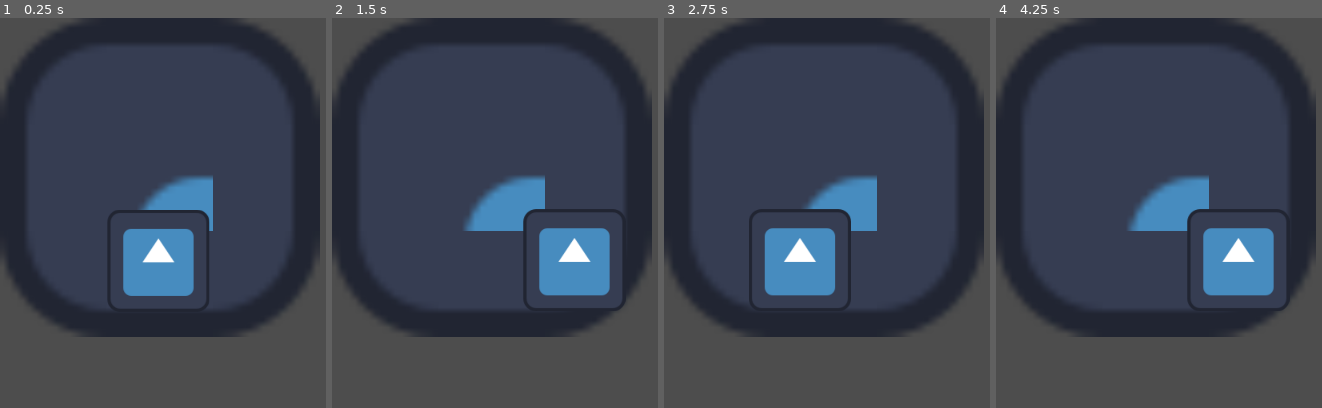
Above: before the commit, frames 1-4 (left to right).
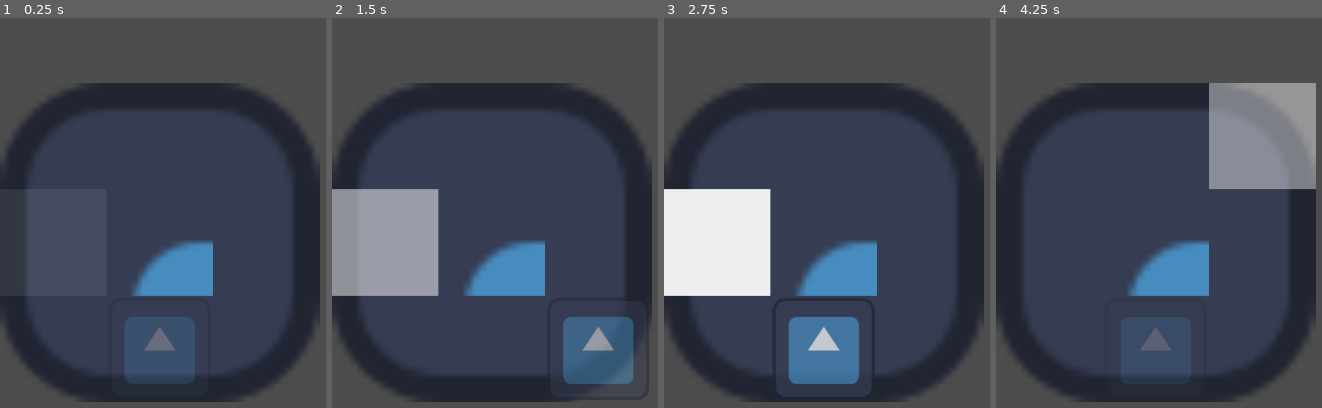
Above: after the commit, the same moments.

Repository: uminekoala/MalagJam20
Game: Godot game, scene res://scenes/minijuego_baile.tscn
Two runs of this game, one before a commit and one after it. Both use one fixed random seed, a clock stepped at 60 frames per second and the inputs below. The project has no main scene, so this scene is started directly. The engine's default icon, where the game draws it, is replaced by a stand-in: a white triangle on a blue panel in a dark square.
Inputs:
- Up to frame 1 (0.25 s): no input
- Up to frame 2 (1.5 s): tap Enter (ui_accept) at 0.5, 0.77 s; hold D (tilemapDerecha) from 0.53 s (still down); tap Space (espacio, bound only after the commit) at 0.6, 1.35 s
- Up to frame 3 (2.75 s): tap Enter (ui_accept) at 1.52 s; release D (tilemapDerecha) at 2.03 s; hold A (tilemapIzquierda) from 2.03 s (still down); tap Space (espacio, bound only after the commit) at 2.1 s
- Up to frame 4 (4.25 s): release A (tilemapIzquierda) at 2.78 s; hold D (tilemapDerecha) from 2.78 s (still down); tap Space (espacio, bound only after the commit) at 2.85, 3.6 s; tap Enter (ui_accept) at 3.02, 3.77 s

The runs differ from the first frame. In frame 1, 39% of the frame differs, in the area x 0-99%, y 0-99%; in frame 2, 49%; in frame 3, 49%; in frame 4, 47%.

Commit message:
ESPACIOSO

Diff:
--- a/project.godot
+++ b/project.godot
@@ -1,3 +1,11 @@
+; Engine configuration file.
+; It's best edited using the editor UI and not directly,
+; since the parameters that go here are not all obvious.
+;
+; Format:
+;   [section] ; section goes between []
+;   param=value ; assign values to parameters
+
 config_version=5
 
 [application]
@@ -45,6 +53,11 @@
 "events": [Object(InputEventKey,"resource_local_to_scene":false,"resource_name":"","device":0,"window_id":0,"alt_presse …(189 unchanged characters)…
 ]
 }
+espacio={
+"deadzone": 0.2,
+"events": [Object(InputEventKey,"resource_local_to_scene":false,"resource_name":"","device":0,"window_id":0,"alt_pressed":false,"shift_pressed":false,"ctrl_pressed":false,"meta_pressed":false,"pressed":false,"keycode":0,"physical_keycode":32,"key_label":0,"unicode":0,"location":0,"echo":false,"script":null)
+]
+}
 
 [physics]
 
--- a/scenes/casilla_baile.tscn
+++ b/scenes/casilla_baile.tscn
@@ -1,6 +1,4 @@
 [gd_scene format=3 uid="uid://bvtk738l6c50b"]
-
-[ext_resource type="AudioStream" uid="uid://b6qb50d2x66d" path="res://ASSETS/VALS 180.mp3" id="1_f4n1g"]
 
 [sub_resource type="Animation" id="Animation_eitwk"]
 length = 0.001
@@ -20,7 +18,6 @@
 [sub_resource type="Animation" id="Animation_u1ss3"]
 resource_name = "fade_in"
 length = 3.0
-loop_mode = 1
 tracks/0/type = "value"
 tracks/0/imported = false
 tracks/0/enabled = true
@@ -50,6 +47,3 @@
 [node name="AnimationPlayer" type="AnimationPlayer" parent="." unique_id=1439832419]
 libraries/ = SubResource("AnimationLibrary_5vbaq")
 autoplay = &"fade_in"
-
-[node name="Vals180" type="AudioStreamPlayer" parent="." unique_id=2124130195]
-stream = ExtResource("1_f4n1g")
--- a/scenes/minijuego_baile.tscn
+++ b/scenes/minijuego_baile.tscn
@@ -3,7 +3,8 @@
 [ext_resource type="Script" uid="uid://djm5n863jp1te" path="res://scripts/minijuego_baile_2.gd" id="1_4nte5"]
 [ext_resource type="Texture2D" uid="uid://c1tp7pqe622b5" path="res://icon.svg" id="1_qfoj6"]
 [ext_resource type="PackedScene" uid="uid://ccgdh5bbdqgkd" path="res://scenes/pjbaile.tscn" id="2_ebdji"]
-[ext_resource type="AudioStream" uid="uid://b6qb50d2x66d" path="res://ASSETS/VALS 180.mp3" id="4_4nte5"]
+[ext_resource type="AudioStream" uid="uid://dhovaev2i6xfl" path="res://ASSETS/FASE 1.mp3" id="3_ghm1a"]
+[ext_resource type="PackedScene" uid="uid://bvtk738l6c50b" path="res://scenes/casilla_baile.tscn" id="5_ghm1a"]
 
 [sub_resource type="TileMapPattern" id="TileMapPattern_ebdji"]
 tile_data = PackedInt32Array(0, 0, 0, 65536, 0, 3, 131072, 0, 7, 1, 65536, 0, 65537, 65536, 1, 131073, 262144, 7, 2, 458752, 0, 65538, 458752, 2, 131074, 458752, 7)
@@ -11,23 +12,14 @@
 [sub_resource type="TileSetAtlasSource" id="TileSetAtlasSource_ebdji"]
 texture = ExtResource("1_qfoj6")
 0:0/0 = 0
-0:0/0/physics_layer_0/polygon_0/points = PackedVector2Array(-4.0784845, -8, 8, -8, 8, -4.463768, -4.1281466, -4.3966436, -4.061022, 8, -8, 8, -8, -8)
 1:0/0 = 0
-1:0/0/physics_layer_0/polygon_0/points = PackedVector2Array(8, -8, 8, -3.9836473, -8, -3.9664373, -8, -8)
 2:0/0 = 0
-2:0/0/physics_layer_0/polygon_0/points = PackedVector2Array(8, -8, 8, -3.9836473, -8, -3.9664373, -8, -8)
 3:0/0 = 0
-3:0/0/physics_layer_0/polygon_0/points = PackedVector2Array(8, -8, 8, -3.9836473, -8, -3.9664373, -8, -8)
 4:0/0 = 0
-4:0/0/physics_layer_0/polygon_0/points = PackedVector2Array(8, -8, 8, -3.9836473, -8, -3.9664373, -8, -8)
 5:0/0 = 0
-5:0/0/physics_layer_0/polygon_0/points = PackedVector2Array(8, -8, 8, -3.9836473, -8, -3.9664373, -8, -8)
 6:0/0 = 0
-6:0/0/physics_layer_0/polygon_0/points = PackedVector2Array(8, -8, 8, -3.9836473, -8, -3.9664373, -8, -8)
 7:0/0 = 0
-7:0/0/physics_layer_0/polygon_0/points = PackedVector2Array(8, 8, 4.2214775, 8, 4.102562, -3.7458181, -8, -3.8647327, -8, -8, 8, -8)
 0:1/0 = 0
-0:1/0/physics_layer_0/polygon_0/points = PackedVector2Array(-4.0784845, -8, -3.9938984, 8, -8, 8, -8, -8)
 1:1/0 = 0
 2:1/0 = 0
 3:1/0 = 0
@@ -35,9 +27,7 @@
 5:1/0 = 0
 6:1/0 = 0
 7:1/0 = 0
-7:1/0/physics_layer_0/polygon_0/points = PackedVector2Array(4.0945854, -8, 8, -8, 8, 8, 4.161709, 8)
 0:2/0 = 0
-0:2/0/physics_layer_0/polygon_0/points = PackedVector2Array(-4.0784845, -8, -3.9938984, 8, -8, 8, -8, -8)
 1:2/0 = 0
 2:2/0 = 0
 3:2/0 = 0
@@ -45,9 +35,7 @@
 5:2/0 = 0
 6:2/0 = 0
 7:2/0 = 0
-7:2/0/physics_layer_0/polygon_0/points = PackedVector2Array(4.0945854, -8, 8, -8, 8, 8, 4.161709, 8)
 0:3/0 = 0
-0:3/0/physics_layer_0/polygon_0/points = PackedVector2Array(-4.0784845, -8, -3.9938984, 8, -8, 8, -8, -8)
 1:3/0 = 0
 2:3/0 = 0
 3:3/0 = 0
@@ -55,9 +43,7 @@
 5:3/0 = 0
 6:3/0 = 0
 7:3/0 = 0
-7:3/0/physics_layer_0/polygon_0/points = PackedVector2Array(4.0945854, -8, 8, -8, 8, 8, 4.161709, 8)
 0:4/0 = 0
-0:4/0/physics_layer_0/polygon_0/points = PackedVector2Array(-4.0784845, -8, -3.9938984, 8, -8, 8, -8, -8)
 1:4/0 = 0
 2:4/0 = 0
 3:4/0 = 0
@@ -65,9 +51,7 @@
 5:4/0 = 0
 6:4/0 = 0
 7:4/0 = 0
-7:4/0/physics_layer_0/polygon_0/points = PackedVector2Array(4.0945854, -8, 8, -8, 8, 8, 4.161709, 8)
 0:5/0 = 0
-0:5/0/physics_layer_0/polygon_0/points = PackedVector2Array(-4.0784845, -8, -3.9938984, 8, -8, 8, -8, -8)
 1:5/0 = 0
 2:5/0 = 0
 3:5/0 = 0
@@ -75,9 +59,7 @@
 5:5/0 = 0
 6:5/0 = 0
 7:5/0 = 0
-7:5/0/physics_layer_0/polygon_0/points = PackedVector2Array(4.0945854, -8, 8, -8, 8, 8, 4.161709, 8)
 0:6/0 = 0
-0:6/0/physics_layer_0/polygon_0/points = PackedVector2Array(-4.0784845, -8, -4.061022, 8, -8, 8, -8, -8)
 1:6/0 = 0
 2:6/0 = 0
 3:6/0 = 0
@@ -85,26 +67,16 @@
 5:6/0 = 0
 6:6/0 = 0
 7:6/0 = 0
-7:6/0/physics_layer_0/polygon_0/points = PackedVector2Array(4.0945854, -8, 8, -8, 8, 8, 4.161709, 8)
 0:7/0 = 0
-0:7/0/physics_layer_0/polygon_0/points = PackedVector2Array(-3.9836483, -8, -4.0204115, 4.2640724, 8, 4.102562, 8, 8, -3.6582766, 8, -8, 8, -8, -8)
 1:7/0 = 0
-1:7/0/physics_layer_0/polygon_0/points = PackedVector2Array(8, 4.1767616, 8, 8, -8, 8, -8, 4.1767616)
 2:7/0 = 0
-2:7/0/physics_layer_0/polygon_0/points = PackedVector2Array(8, 4.1767616, 8, 8, -8, 8, -8, 4.1767616)
 3:7/0 = 0
-3:7/0/physics_layer_0/polygon_0/points = PackedVector2Array(8, 4.1767616, 8, 8, -8, 8, -8, 4.1767616)
 4:7/0 = 0
-4:7/0/physics_layer_0/polygon_0/points = PackedVector2Array(8, 4.1767616, 8, 8, -8, 8, -8, 4.1767616)
 5:7/0 = 0
-5:7/0/physics_layer_0/polygon_0/points = PackedVector2Array(8, 4.1767616, 8, 8, -8, 8, -8, 4.1767616)
 6:7/0 = 0
-6:7/0/physics_layer_0/polygon_0/points = PackedVector2Array(8, 4.1767616, 8, 8, -8, 8, -8, 4.1767616)
 7:7/0 = 0
-7:7/0/physics_layer_0/polygon_0/points = PackedVector2Array(8, -8, 8, 8, -8, 8, -8, 4.102562, 4.340391, 4.102562, 4.102562, -8)
 
 [sub_resource type="TileSet" id="TileSet_4nte5"]
-physics_layer_0/collision_layer = 1
 sources/0 = SubResource("TileSetAtlasSource_ebdji")
 pattern_0 = SubResource("TileMapPattern_ebdji")
 
@@ -114,19 +86,32 @@
 [node name="MinijuegoBaile" type="Node2D" unique_id=1772075878]
 script = ExtResource("1_4nte5")
 
-[node name="TileMapLayer" type="TileMapLayer" parent="." unique_id=115395887]
+[node name="Escenario" type="TileMapLayer" parent="." unique_id=115395887]
+unique_name_in_owner = true
+position = Vector2(0, 156)
 scale = Vector2(16, 16)
 tile_map_data = PackedByteArray("AAAAAAAAAAAAAAAAAAAAAAEAAAAAAAEAAAAAAAIAAAAAAAcAAAABAAAAAAAFAAAAAAABAAEAAAABAAEAAAABAAIAAAAEAAcAAAACAAAAAAAHAAAAAAACAAEAAAAHAAEAAAACAAIAAAAHAAcAAAA=")
 tile_set = SubResource("TileSet_4nte5")
 
 [node name="AudioStreamPlayer2D" type="AudioStreamPlayer2D" parent="." unique_id=1629616640]
-stream = ExtResource("4_4nte5")
+stream = ExtResource("3_ghm1a")
 autoplay = true
 
 [node name="PJbaile" parent="." unique_id=581735157 instance=ExtResource("2_ebdji")]
-position = Vector2(384, 640.00006)
+unique_name_in_owner = true
+position = Vector2(384, 796)
 scale = Vector2(1.92, 1.92)
 
 [node name="CollisionShape2D" type="CollisionShape2D" parent="PJbaile" unique_id=2006634766]
 scale = Vector2(0.99999964, 0.99999964)
 shape = SubResource("RectangleShape2D_4nte5")
+
+[node name="CasillaBaile" parent="." unique_id=2109904252 instance=ExtResource("5_ghm1a")]
+unique_name_in_owner = true
+position = Vector2(0, 412)
+scale = Vector2(16, 16)
+
+[connection signal="animation_finished" from="CasillaBaile/AnimationPlayer" to="." method="_on_animation_player_animation_finished"]
+
+[editable path="PJbaile"]
+[editable path="CasillaBaile"]
--- a/scenes/pjbaile.tscn
+++ b/scenes/pjbaile.tscn
@@ -3,8 +3,51 @@
 [ext_resource type="Texture2D" uid="uid://c1tp7pqe622b5" path="res://icon.svg" id="1_hj2wp"]
 [ext_resource type="Script" uid="uid://c1mb4iyvb74tm" path="res://scripts/pjmovimientobaile.gd" id="1_ujnbw"]
 
+[sub_resource type="Animation" id="Animation_ujnbw"]
+length = 0.001
+tracks/0/type = "value"
+tracks/0/imported = false
+tracks/0/enabled = true
+tracks/0/path = NodePath("Sprite2D:modulate")
+tracks/0/interp = 1
+tracks/0/loop_wrap = true
+tracks/0/keys = {
+"times": PackedFloat32Array(0),
+"transitions": PackedFloat32Array(1),
+"update": 0,
+"values": [Color(1, 1, 1, 0)]
+}
+
+[sub_resource type="Animation" id="Animation_tt456"]
+resource_name = "new_animation"
+tracks/0/type = "value"
+tracks/0/imported = false
+tracks/0/enabled = true
+tracks/0/path = NodePath("Sprite2D:modulate")
+tracks/0/interp = 1
+tracks/0/loop_wrap = true
+tracks/0/keys = {
+"times": PackedFloat32Array(0, 1),
+"transitions": PackedFloat32Array(1, 1),
+"update": 0,
+"values": [Color(1, 1, 1, 0), Color(1, 1, 1, 1)]
+}
+
+[sub_resource type="AnimationLibrary" id="AnimationLibrary_abq34"]
+_data = {
+&"RESET": SubResource("Animation_ujnbw"),
+&"paso": SubResource("Animation_tt456")
+}
+
 [node name="PJbaile" type="CharacterBody2D" unique_id=1069341549]
 script = ExtResource("1_ujnbw")
 
 [node name="Sprite2D" type="Sprite2D" parent="." unique_id=1441209124]
+modulate = Color(1, 1, 1, 0)
 texture = ExtResource("1_hj2wp")
+
+[node name="Paso" type="AnimationPlayer" parent="." unique_id=1175181124]
+libraries/ = SubResource("AnimationLibrary_abq34")
+autoplay = &"paso"
+
+[connection signal="animation_finished" from="Paso" to="." method="_on_paso_animation_finished"]
--- a/scripts/minijuego_baile_2.gd
+++ b/scripts/minijuego_baile_2.gd
@@ -1,16 +1,17 @@
 extends Node2D
-
-var casillasPrimeraFase = [
-	[0,0],
-	[0,0],
-	[0,0],
-	[0,0],
-	[0,0],
-	[0,0],
-	[0,0],
-	[0,0],
-	[0,0],
-	[0,0]
+signal bailar
+var posicion: int = 0
+var casillasPrimeraFase: Array = [
+	Vector2(2,0),
+	Vector2(0,0),
+	Vector2(1,1),
+	Vector2(2,2),
+	Vector2(1,0),
+	Vector2(1,2),
+	Vector2(0,1),
+	Vector2(2,1),
+	Vector2(0,2),
+	Vector2(1,0)
 ]
 # Called when the node enters the scene tree for the first time.
 func _ready() -> void:
@@ -19,4 +20,20 @@
 
 # Called every frame. 'delta' is the elapsed time since the previous frame.
 func _process(delta: float) -> void:
-	pass
+	if Input.is_action_just_pressed("espacio"):
+		if %PJbaile.global_position == (%CasillaBaile.global_position +Vector2(128,128)):
+			print("SUPER NICE COCK")
+		else:
+			print("SAD COCK")
+		print(%PJbaile.global_position)
+		print(%CasillaBaile.global_position +Vector2(128,128))
+
+
+
+
+func _on_animation_player_animation_finished(anim_name: StringName) -> void:
+	if posicion < casillasPrimeraFase.size():
+		%CasillaBaile.global_position = Vector2(casillasPrimeraFase[posicion].x*256, (casillasPrimeraFase[posicion].y*256)+156)
+		posicion += 1
+		$CasillaBaile/AnimationPlayer.play("fade_in")
+	print("funciona")
--- a/scripts/pjmovimientobaile.gd
+++ b/scripts/pjmovimientobaile.gd
@@ -1,24 +1,30 @@
 extends CharacterBody2D
 
-
+@onready var bailando = get_node("res://scenes/minijuego_baile.tscn")
 const SPEED = 300.0
 const JUMP_VELOCITY = -400.0
 @onready var col_arriba: CollisionShape2D = $"../ColArriba"
 
+var moverse:bool = true
 
 func _physics_process(delta: float) -> void:
 	if Input.is_action_just_pressed("tilemapArriba"):
-		if global_position.y > 228:
+		if global_position.y > 384 && moverse:
 			position.y -= 256
+			moverse = false
 	if Input.is_action_just_pressed("tilemapAbajo"):
-		if global_position.y < 540:
+		if global_position.y < 696 && moverse:
 			position.y += 256
+			moverse = false
 	if Input.is_action_just_pressed("tilemapDerecha"):
-		if global_position.x < 540:
+		if global_position.x < 540 && moverse:
 			position.x += 256
+			moverse = false
 	if Input.is_action_just_pressed("tilemapIzquierda"):
-		if global_position.x > 228:
+		if global_position.x > 228 && moverse:
 			position.x -= 256
+			moverse = false
+
 	# Add the gravity.
 	#if not is_on_floor():
 		#velocity += get_gravity() * delta
@@ -36,3 +42,8 @@
 		#velocity.x = move_toward(velocity.x, 0, SPEED)
 
 	move_and_slide()
+
+
+func _on_paso_animation_finished(anim_name: StringName) -> void:
+	moverse = true
+	$Paso.play()
Not shown, added: ASSETS/FASE 1.mp3.import
Not shown, added: ASSETS/FASE 1.mp3
